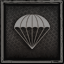
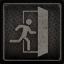
Before/after of a (64, 64) layered artwork. What changed in the layer stack:
hid "01" over [0, 0, 64, 64]
added layer "bugout" above "Unload" over [9, 6, 48, 57]
hid "Parachute", painted on it over [14, 14, 50, 49]
